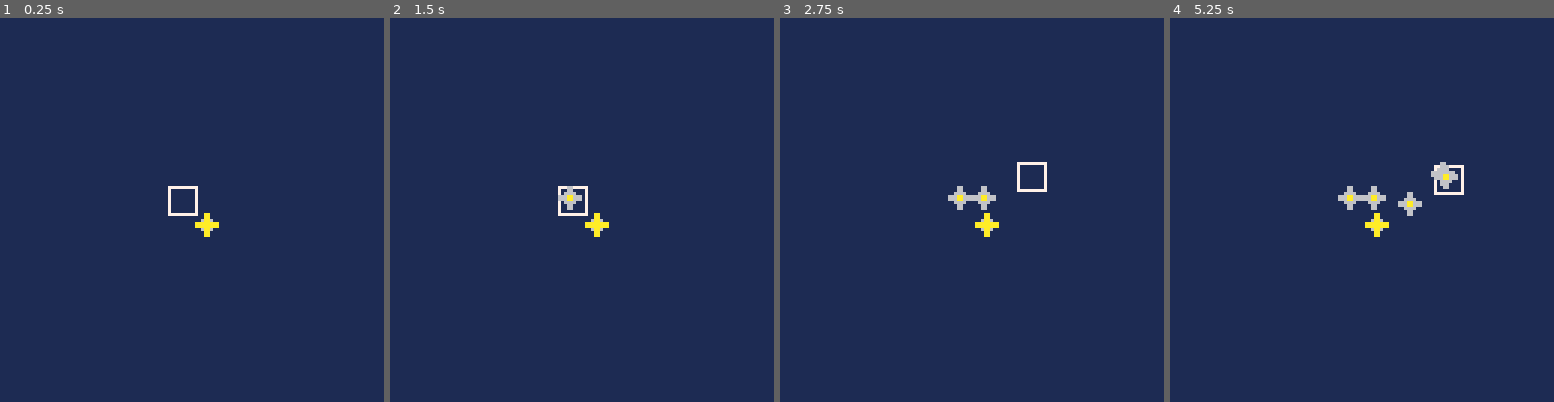
Above: before the commit, frames 1-4 (left to right).
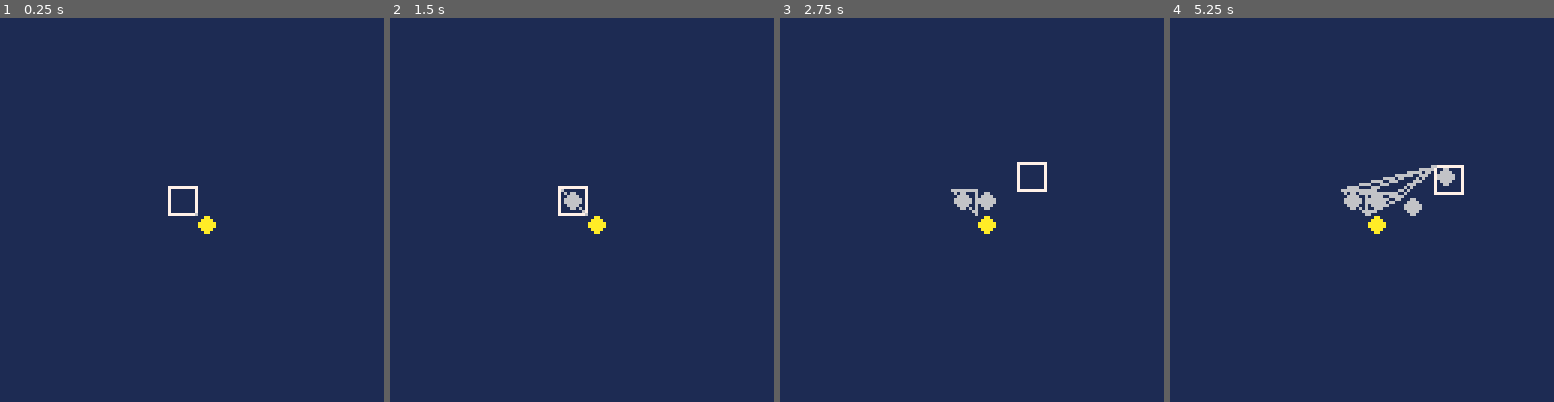
Above: after the commit, the same moments.

Repository: hughbagan/starbase-pico8
Game: PICO-8 cartridge starbase.p8
Same seed, same stepped clock (60 frames per second), same inputs: the game is played once before the commit and once after it.
Inputs:
- Up to frame 1 (0.25 s): no input
- Up to frame 2 (1.5 s): tap X (X key) at 0.33, 1.07 s
- Up to frame 3 (2.75 s): hold Right 1.6-2.1 s; tap X (X key) at 1.85 s; hold Up 2.15-2.42 s; hold Right from 2.47 s (still down)
- Up to frame 4 (5.25 s): tap X (X key) at 2.97, 4.08, 5.2 s; release Right at 3.03 s; hold Left 3.08-3.58 s; hold Down 3.63-3.97 s; hold Right 4.02-4.68 s; hold Up 4.73-5.03 s; hold Left from 5.08 s (still down)

The runs differ from the first frame. In frame 1, less than 0.1% of the frame differs, in the area x 50-58%, y 50-58%; in frame 2, 0.2%; in frame 3, 0.4%; in frame 4, 1.2%, in the area x 43-75%, y 37-58%.

Commit message:
draw lines between nodes within a dist
very crude; needs to be centred and track neighbours with a neighbour
limit

Diff:
--- a/starbase.p8
+++ b/starbase.p8
@@ -18,7 +18,9 @@
 	if btn(⬇️) then cy+=1 end
 	if btn(⬆️) then cy-=1 end
  if btnp(❎) then
-  node.create(cx,cy)
+  if node.empty(cx+1,cy+1) then
+	  node.create(cx+1,cy+1)
+	 end
  end
  for n in all(nodes) do
  	node.update(n)
@@ -29,10 +31,20 @@
  cls(1)
 	rect(cx,cy,
 						cx+tsz+1,cy+tsz+1,7)
-	for n in all(nodes) do
-		node.draw(n)
+	for i=1,#nodes do
+	 node.draw(nodes[i])
+	 for j=i,#nodes do
+	  if node.near(nodes[i],nodes[j],40) then
+	  	line(nodes[i].x,nodes[i].y,
+	  	     nodes[j].x,nodes[j].y,
+	  	     6)
+	  end
+	 end
 	end
 end
+
+
+
 
 -->8
 -- node
@@ -53,15 +65,43 @@
  spr(n.sp,n.x,n.y)
 end
 
+node.empty=function(_x,_y)
+	for n in all(nodes) do
+		if overlap(n,{x=_x,y=_y}) then
+			return false
+		end
+	end
+	return true
+end
+
+node.near=function(n1,n2,d)
+	local dx=abs(n2.x-n1.x)
+	local dy=abs(n2.y-n1.y)
+	return dx<d
+	   and dy<d
+	   and (dx^2+dy^2)<d^2
+end
+
+--todo: centre node line coords
+--      and elaborate line draw
 --todo: nodes as lookup table?
 --don't want to always iterate
+-- also wtf is local again?
 
+-->8
+-- utils
+
+function overlap(a,b)
+	return a.x<b.x+tsz
+	   and a.x+tsz>b.x
+	   and a.y<b.y+tsz
+	   and a.y+tsz>b.y
+end
 __gfx__
+00000000000000000000000000000000000000000000000000000000000000000000000000000000000000000000000000000000000000000000000000000000
 0000000000066000000aa00000000000000000000000000000000000000000000000000000000000000000000000000000000000000000000000000000000000
+007007000066660000aaaa0000000000000000000000000000000000000000000000000000000000000000000000000000000000000000000000000000000000
+00077000066666600aaaaaa000000000000000000000000000000000000000000000000000000000000000000000000000000000000000000000000000000000
+00077000066666600aaaaaa000000000000000000000000000000000000000000000000000000000000000000000000000000000000000000000000000000000
+007007000066660000aaaa0000000000000000000000000000000000000000000000000000000000000000000000000000000000000000000000000000000000
 0000000000066000000aa00000000000000000000000000000000000000000000000000000000000000000000000000000000000000000000000000000000000
-0070070000666600006aa60000000000000000000000000000000000000000000000000000000000000000000000000000000000000000000000000000000000
-00077000666aa666aaaaaaaa00000000000000000000000000000000000000000000000000000000000000000000000000000000000000000000000000000000
-00077000666aa666aaaaaaaa00000000000000000000000000000000000000000000000000000000000000000000000000000000000000000000000000000000
-0070070000666600006aa60000000000000000000000000000000000000000000000000000000000000000000000000000000000000000000000000000000000
-0000000000066000000aa00000000000000000000000000000000000000000000000000000000000000000000000000000000000000000000000000000000000
-0000000000066000000aa00000000000000000000000000000000000000000000000000000000000000000000000000000000000000000000000000000000000
